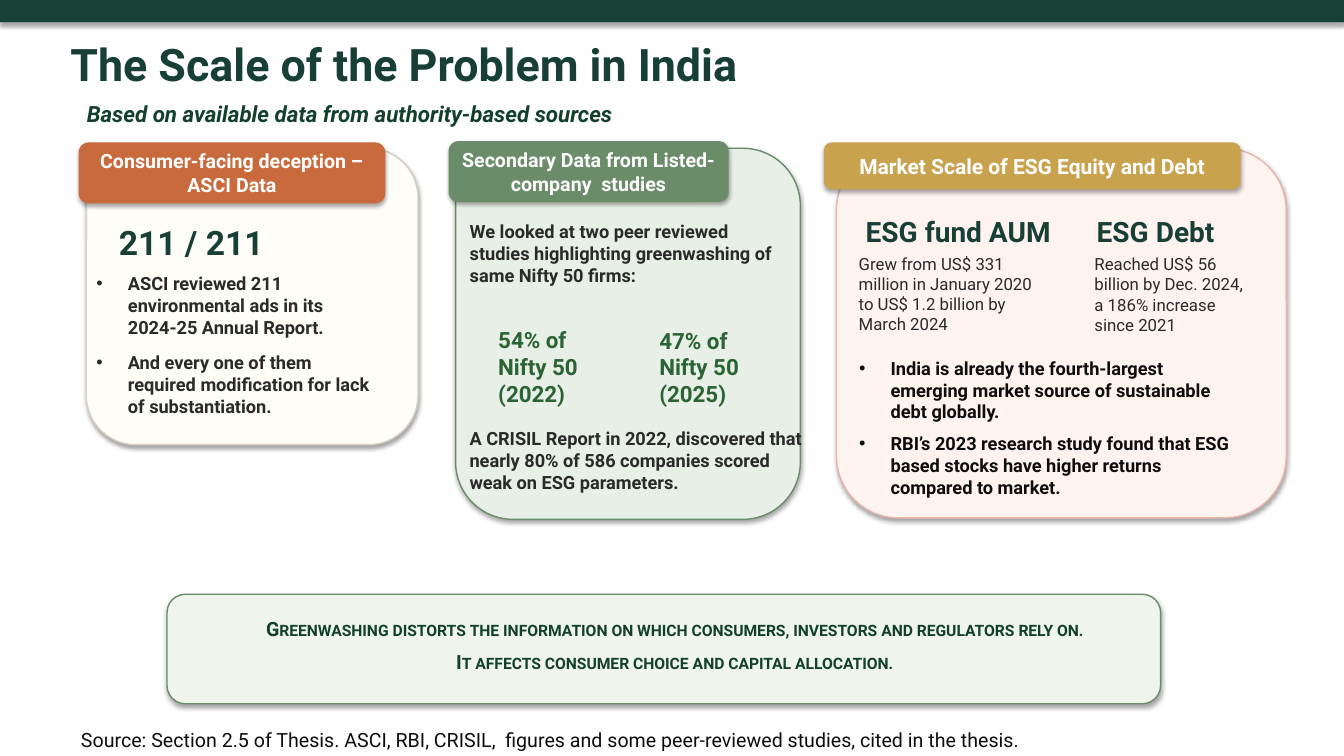
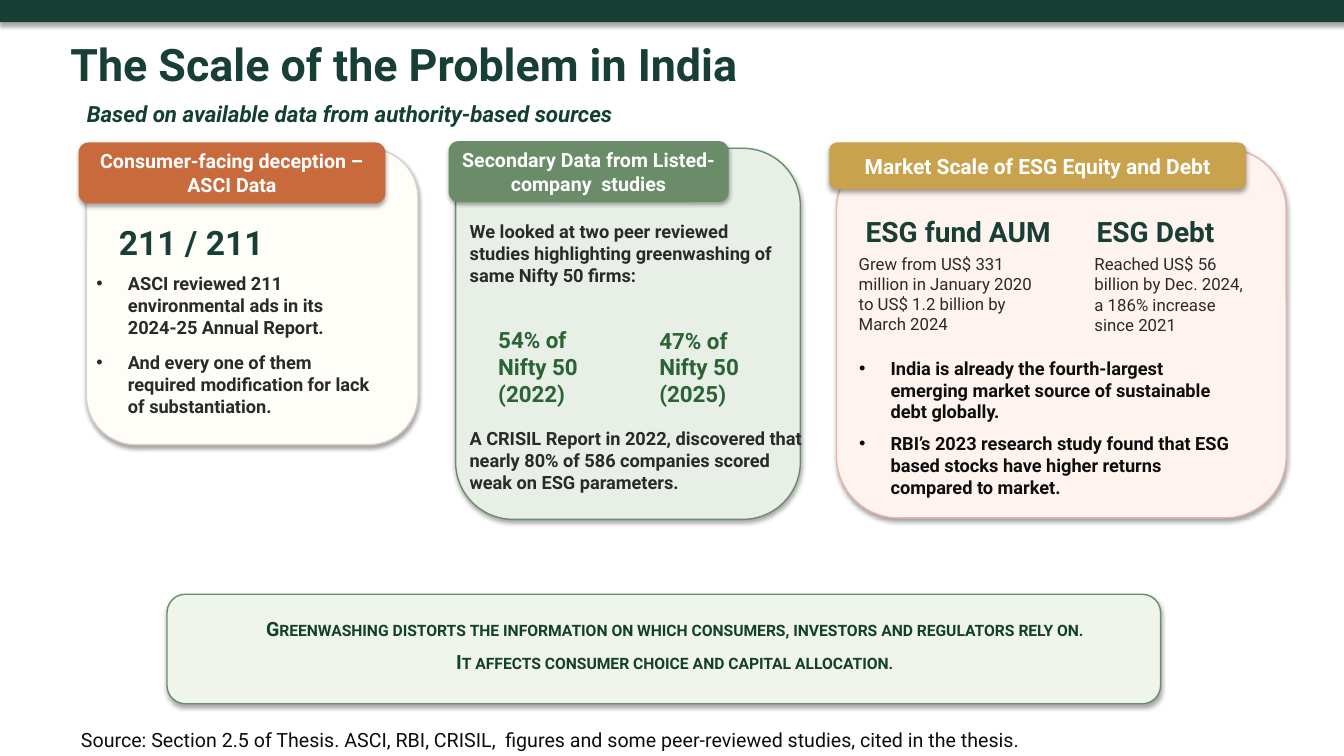
Before and after one commit to atul516/Final-VIva, a slide deck: slide 4 of Thesis Defence Presentation Final.pptx. Drawn at 1344x756 pixels with LibreOffice and Linux fonts; fonts in the diff are those of the drawing. Boxes give left, top, right and bottom in pixels: in the first picture for what was removed or moved away, otherwise in the second. Text is boxed around its words. In the diff, an @@ line names an element or a change of style, - is before the commit and + after.

```diff
--- a/Thesis Defence Presentation Final.pptx
+++ b/Thesis Defence Presentation Final.pptx
@@ rounded rectangle "Market Scale of ESG Equity ..." moved from (x1=824, y1=142, x2=1240, y2=190) to (x1=830, y1=142, x2=1246, y2=190) @@
```
Also in this commit, not shown: 13 other files.
